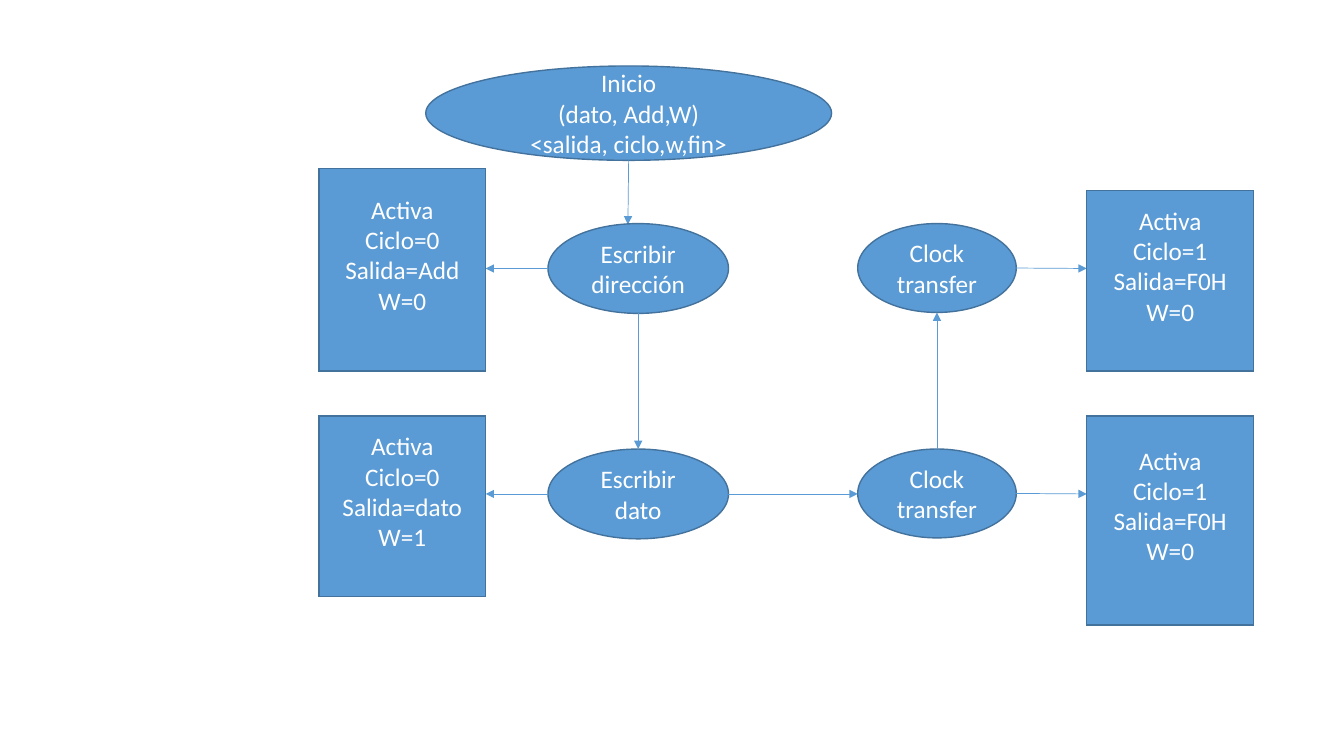
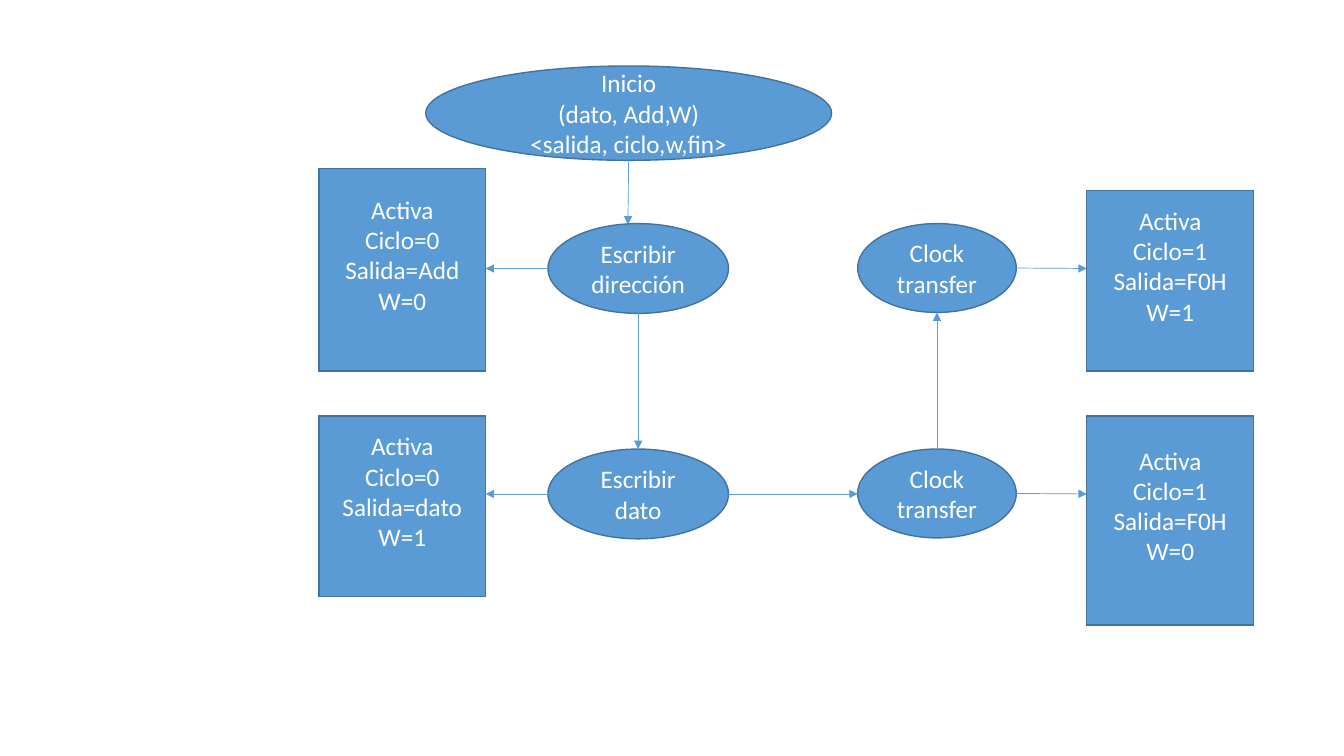
Before and after one commit to lleon95/proy_2_grupo_7_II_2016, a slide deck: slide 10 of Designs/Presentación1.pptx. Drawn at 1344x756 pixels with LibreOffice and Linux fonts; fonts in the diff are those of the drawing. Boxes give left, top, right and bottom in pixels: in the first picture for what was removed or moved away, otherwise in the second. Text is boxed around its words. In the diff, an @@ line names an element or a change of style, - is before the commit and + after.

Commit message:
valores

```diff
--- a/Designs/Presentación1.pptx
+++ b/Designs/Presentación1.pptx
@@ text in rectangle at (1146,305,1194,321): text changed @@
-W=0
+W=1
```
